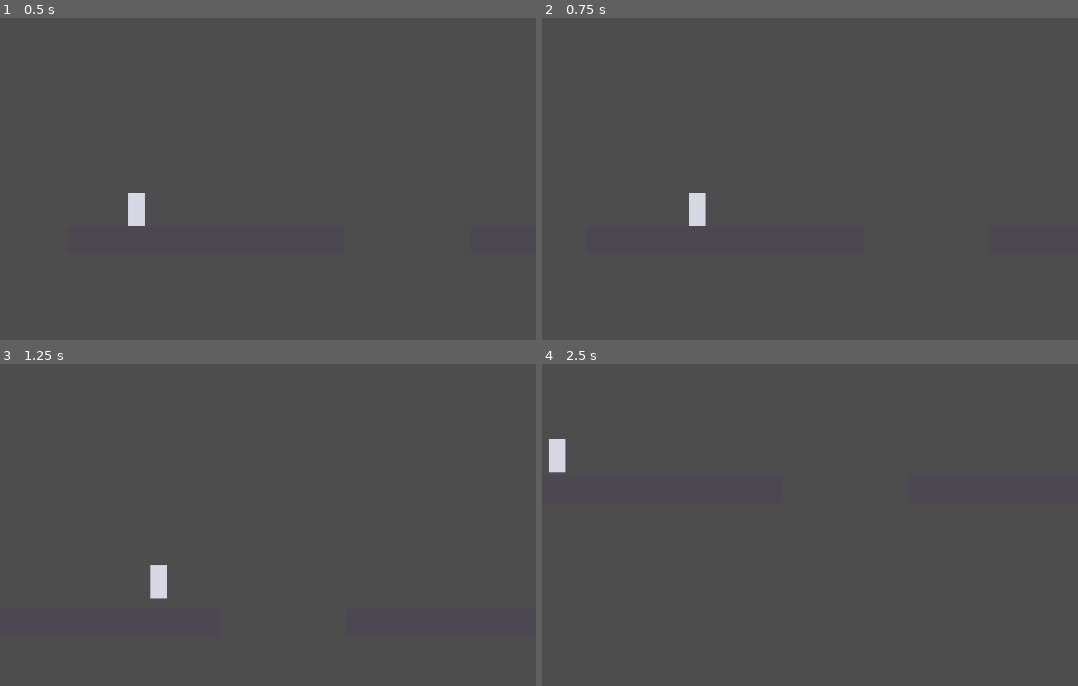
Above: before the commit, frames 1-4 (two rows, left to right).
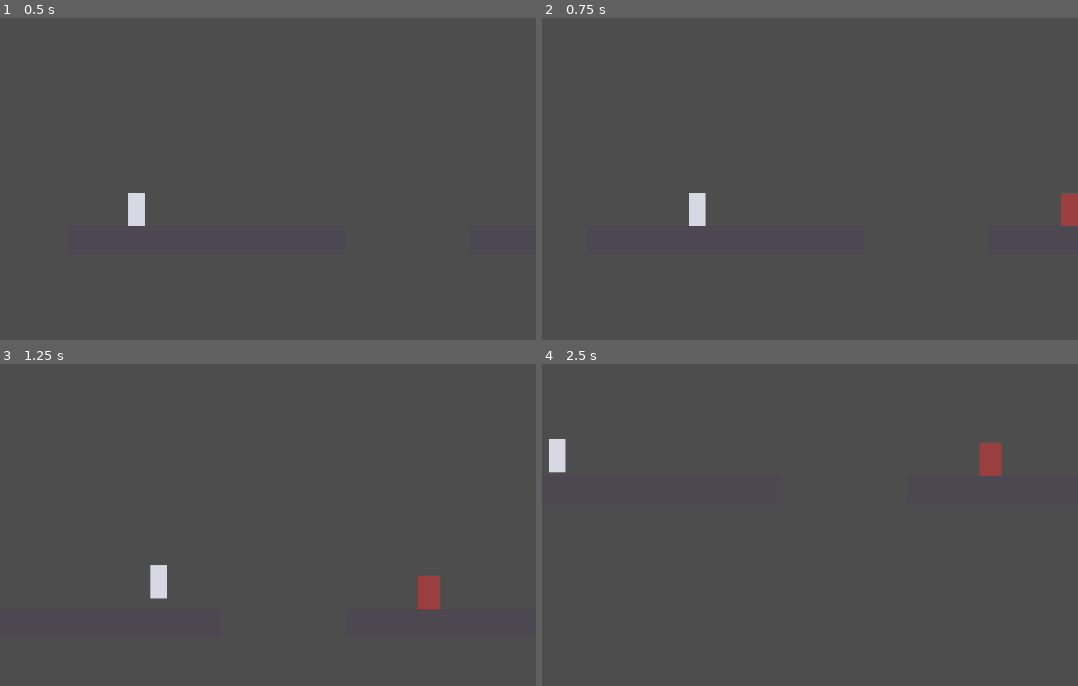
Above: after the commit, the same moments.

Repository: fcorguez92/desmemoria
Game: Godot game, scene res://scenes/test_level/test_level.tscn
Same seed, same stepped clock (60 frames per second), same inputs: the game is played once before the commit and once after it.
Inputs:
- Up to frame 1 (0.5 s): no input
- Up to frame 2 (0.75 s): hold Right (ui_right) from 0.53 s (still down); tap X (attack, bound only after the commit) at 0.6 s
- Up to frame 3 (1.25 s): keep holding Right (ui_right); tap Up (ui_up) at 0.77 s
- Up to frame 4 (2.5 s): tap X (attack, bound only after the commit) at 1.35, 2.1 s; tap Up (ui_up) at 1.52 s; release Right (ui_right) at 2.03 s; hold Left (ui_left) from 2.03 s (still down)

Frame 1 is identical in both runs. In frame 2, 0.3% of the frame differs, in the area x 96-100%, y 54-65%; in frame 3, 0.4%; in frame 4, 0.5%, in the area x 81-86%, y 24-35%.

Commit message:
Add a basic melee attack and a hittable test enemy.
Player gets a facing-aware attack hitbox on a cooldown, checked via
Area2D overlap on the attack input rather than signals, to avoid
overlap-timing edge cases. The test enemy just tracks health and
flashes on hit, with no AI yet, so combat timing can be judged in
isolation before anything else is added.

Co-Authored-By: Claude Sonnet 5 <noreply@anthropic.com>

Diff:
--- a/project.godot
+++ b/project.godot
@@ -1,3 +1,11 @@
+; Engine configuration file.
+; It's best edited using the editor UI and not directly,
+; since the parameters that go here are not all obvious.
+;
+; Format:
+;   [section] ; section goes between []
+;   param=value ; assign values to parameters
+
 config_version=5
 
 [application]
@@ -5,3 +13,11 @@
 config/name="Proyecto Souls2D"
 run/main_scene="res://scenes/test_level/test_level.tscn"
 config/features=PackedStringArray("4.7", "Forward Plus")
+
+[input]
+
+attack={
+"deadzone": 0.5,
+"events": [Object(InputEventKey,"resource_local_to_scene":false,"resource_name":"","device":-1,"window_id":0,"alt_pressed":false,"shift_pressed":false,"ctrl_pressed":false,"meta_pressed":false,"pressed":false,"keycode":0,"physical_keycode":88,"key_label":0,"unicode":0,"location":0,"echo":false,"script":null)
+]
+}
--- /dev/null
+++ b/scenes/enemy/enemy.gd
@@ -0,0 +1,27 @@
+extends CharacterBody2D
+
+## Enemigo de prueba, sin IA todavía: solo existe para poder golpear algo
+## y comprobar si el ataque se siente bien (impacto, feedback visual, ritmo).
+
+@export var max_health: int = 3
+
+var health: int
+
+@onready var visual: Polygon2D = $Visual
+@onready var flash_timer: Timer = $FlashTimer
+
+
+func _ready() -> void:
+	health = max_health
+
+
+func take_hit(damage: int, _from_direction: int) -> void:
+	health -= damage
+	visual.modulate = Color(1.0, 0.35, 0.35)
+	flash_timer.start()
+	if health <= 0:
+		queue_free()
+
+
+func _on_flash_timer_timeout() -> void:
+	visual.modulate = Color(1.0, 1.0, 1.0)
--- /dev/null
+++ b/scenes/enemy/enemy.tscn
@@ -0,0 +1,22 @@
+[gd_scene load_steps=3 format=3]
+
+[ext_resource type="Script" path="res://scenes/enemy/enemy.gd" id="1_enemy"]
+
+[sub_resource type="RectangleShape2D" id="RectangleShape2D_enemy"]
+size = Vector2(32, 48)
+
+[node name="Enemy" type="CharacterBody2D"]
+script = ExtResource("1_enemy")
+
+[node name="CollisionShape2D" type="CollisionShape2D" parent="."]
+shape = SubResource("RectangleShape2D_enemy")
+
+[node name="Visual" type="Polygon2D" parent="."]
+color = Color(0.6, 0.25, 0.25, 1)
+polygon = PackedVector2Array(-16, -24, 16, -24, 16, 24, -16, 24)
+
+[node name="FlashTimer" type="Timer" parent="."]
+wait_time = 0.08
+one_shot = true
+
+[connection signal="timeout" from="FlashTimer" to="." method="_on_flash_timer_timeout"]
--- a/scenes/player/player.gd
+++ b/scenes/player/player.gd
@@ -11,10 +11,16 @@
 @export var coyote_time: float = 0.1
 @export var jump_buffer_time: float = 0.12
 @export var fall_death_y: float = 900.0
+@export var attack_cooldown: float = 0.25
+@export var attack_reach: float = 20.0
 
 var coyote_timer: float = 0.0
 var jump_buffer_timer: float = 0.0
+var facing: int = 1
+var attack_cooldown_timer: float = 0.0
 @onready var spawn_position: Vector2 = global_position
+@onready var visual: Polygon2D = $Visual
+@onready var attack_hitbox: Area2D = $AttackHitbox
 
 
 func _physics_process(delta: float) -> void:
@@ -48,8 +54,26 @@
 	var direction := Input.get_axis("ui_left", "ui_right")
 	velocity.x = direction * speed
 
+	if direction != 0.0:
+		facing = sign(direction)
+		visual.scale.x = facing
+		attack_hitbox.position.x = attack_reach * facing
+
+	attack_cooldown_timer = max(attack_cooldown_timer - delta, 0.0)
+	if Input.is_action_just_pressed("attack"):
+		_try_attack()
+
 	move_and_slide()
 
 	if global_position.y > fall_death_y:
 		global_position = spawn_position
 		velocity = Vector2.ZERO
+
+
+func _try_attack() -> void:
+	if attack_cooldown_timer > 0.0:
+		return
+	attack_cooldown_timer = attack_cooldown
+	for body in attack_hitbox.get_overlapping_bodies():
+		if body.has_method("take_hit"):
+			body.take_hit(1, facing)
--- a/scenes/player/player.tscn
+++ b/scenes/player/player.tscn
@@ -1,10 +1,13 @@
-[gd_scene load_steps=3 format=3]
+[gd_scene load_steps=4 format=3]
 
 [ext_resource type="Script" path="res://scenes/player/player.gd" id="1_player"]
 
 [sub_resource type="CapsuleShape2D" id="CapsuleShape2D_1"]
 radius = 12.0
 height = 48.0
+
+[sub_resource type="RectangleShape2D" id="RectangleShape2D_attack"]
+size = Vector2(28, 36)
 
 [node name="Player" type="CharacterBody2D"]
 script = ExtResource("1_player")
@@ -19,3 +22,10 @@
 [node name="Camera2D" type="Camera2D" parent="."]
 position_smoothing_enabled = true
 position_smoothing_speed = 8.0
+
+[node name="AttackHitbox" type="Area2D" parent="."]
+position = Vector2(20, 0)
+monitoring = true
+
+[node name="CollisionShape2D" type="CollisionShape2D" parent="AttackHitbox"]
+shape = SubResource("RectangleShape2D_attack")
--- a/scenes/test_level/test_level.tscn
+++ b/scenes/test_level/test_level.tscn
@@ -1,6 +1,7 @@
-[gd_scene load_steps=5 format=3]
+[gd_scene load_steps=6 format=3]
 
 [ext_resource type="PackedScene" path="res://scenes/player/player.tscn" id="1_player"]
+[ext_resource type="PackedScene" path="res://scenes/enemy/enemy.tscn" id="2_enemy"]
 
 [sub_resource type="RectangleShape2D" id="RectangleShape2D_ground_a"]
 size = Vector2(400, 40)
@@ -45,3 +46,6 @@
 
 [node name="Player" parent="." instance=ExtResource("1_player")]
 position = Vector2(100, 340)
+
+[node name="Enemy" parent="." instance=ExtResource("2_enemy")]
+position = Vector2(700, 356)
Not shown, added: scenes/enemy/enemy.gd.uid
